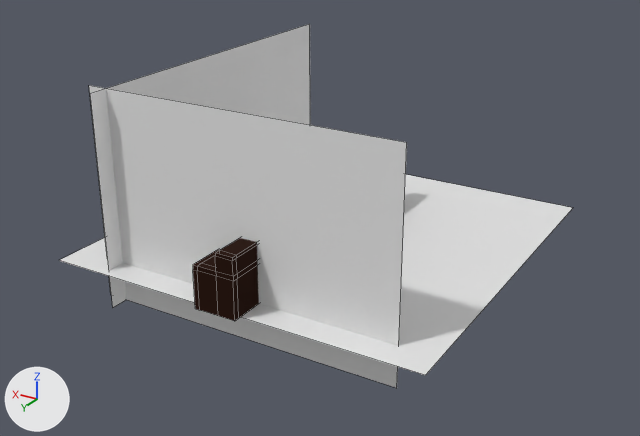
What one commit did to the Blender file Assets/Blender FIles/Level.blend.
The view is the same before and after, from a camera (50 mm lens) standing at (-9.92, 17.16, 8.88) and looking at (0.02, 0.59, 0.59). Every picture has the same lights, and +X, +Y and +Z are marked at lower left. Mesh edges are drawn as thin lines.

Names of what the first picture shows: 'BarCounter', 'Floor', 'Wall East', 'Wall South'.
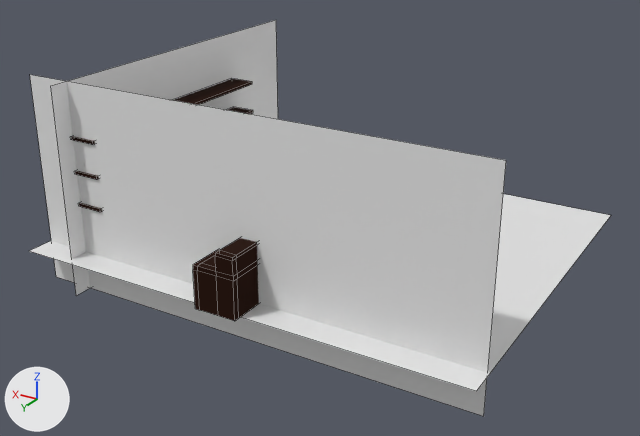
Commit message: [ADD] Shelf :)

The change, as a list of edits to the scene's bpy script:
```text
Add me_cube_003:
    me_cube_003.from_pydata(...)  # a box spanning x -1.0..1.0, y -1.0..1.0, z -1.0..1.0
    me_cube_003.polygons.foreach_set('use_smooth', [True] * 6)
    me_cube_003.materials.append(mat_wood)  # black #29130a
Add me_cube_001:
    me_cube_001.from_pydata(...)  # a box spanning x -1.0..1.0, y -1.0..1.0, z -1.0..1.0
    me_cube_001.materials.append(mat_wood)  # black #29130a
Change ob_floor:
    ob_floor.scale: (1.83, 1.83, 1.83) -> (2.22, 1.83, 1.83)
Change ob_wall_east:
    ob_wall_east.scale: (-1.49, 1.0, 1.0) -> (-2.2, 1.0, 1.0)
Change ob_wall_south:
    ob_wall_south.location: (3.24, 0.08, 1.55) -> (4.37, 0.08, 1.55)
Add ob_shelf_03:
    ob_shelf_03 = bpy.data.objects.new('Shelf 03', me_cube_003)
    ob_shelf_03.location = (4.06, 0.97, 2.78)
    ob_shelf_03.scale = (0.335, 3.0, 0.0366)
Add ob_shelf_02:
    ob_shelf_02 = bpy.data.objects.new('Shelf 02', me_cube_001)
    ob_shelf_02.location = (4.06, 0.97, 1.97)
    ob_shelf_02.scale = (0.335, 3.0, 0.0366)
Add ob_shelf_01:
    ob_shelf_01 = bpy.data.objects.new('Shelf 01', me_cube_001.copy())
    ob_shelf_01.location = (4.06, 0.97, 1.2)
    ob_shelf_01.scale = (0.335, 3.0, 0.0366)
```

Changed parts and their boxes (x1, y1, x2, y2) in the pictures (640 x 436 px):
'Wall East', rescaled (50% wider, 12% taller): before (89, 85, 407, 388); after (30, 75, 506, 416)
'Floor', rescaled: before (59, 175, 573, 375); after (30, 194, 611, 391)
'Wall South', moved: before (90, 24, 310, 307); after (51, 20, 278, 296)
'Shelf 03', added (black): after (71, 79, 252, 145)
'Shelf 02', added: after (75, 107, 253, 180)
'Shelf 01', added: after (79, 203, 102, 212)
